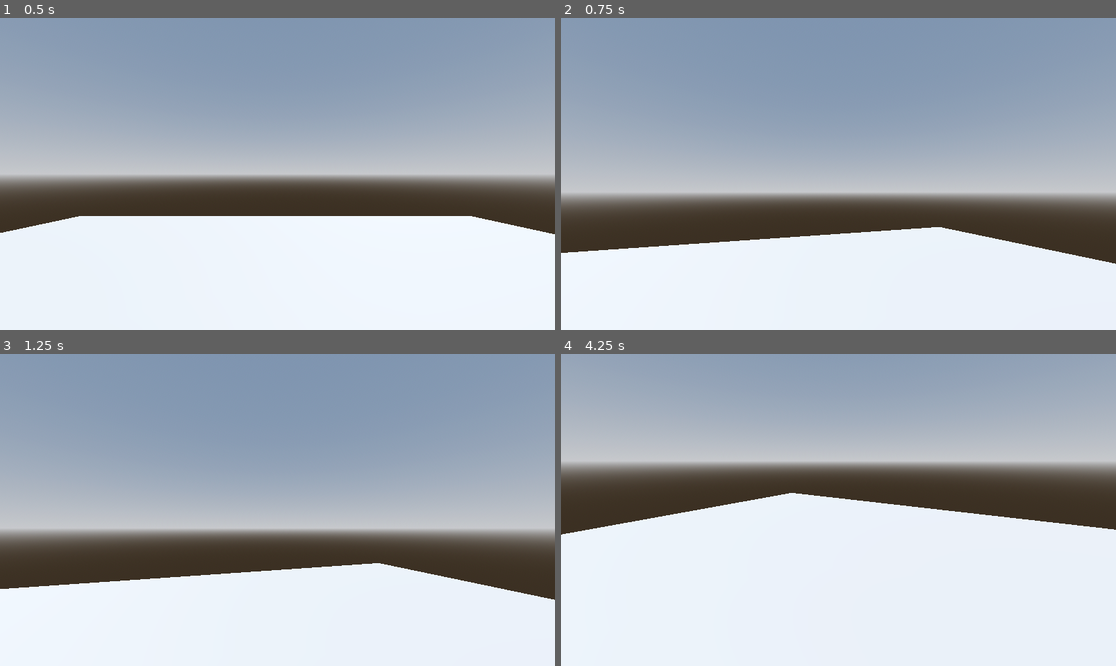
Above: before the commit, frames 1-4 (two rows, left to right).
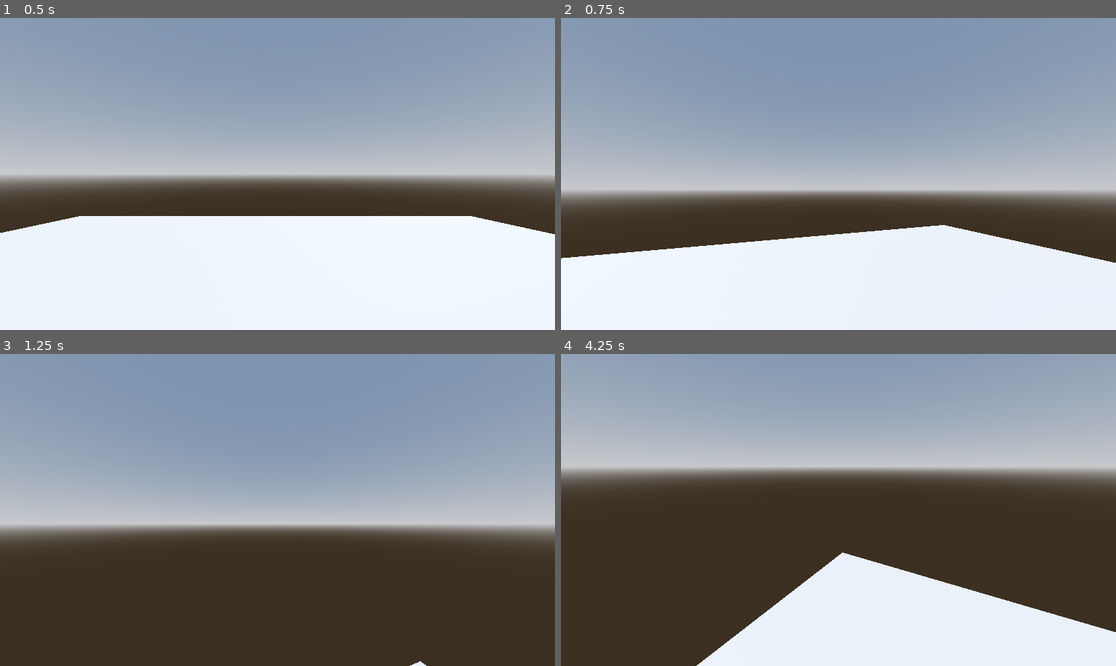
Above: after the commit, the same moments.

Repository: init-Sense/apus
Game: Godot game, scene res://scenes/level/level.tscn
The game is run twice, just before and just after one commit, with the same random seed, the same clock (stepped at 60 frames per second) and the same inputs. Before the commit the project has no main scene; this scene is started directly in both runs.
Inputs (mouse positions are in pixels of both pictures, inside the frame that each line leads up to):
- Up to frame 1 (0.5 s): no input
- Up to frame 2 (0.75 s): move the mouse to (866, 174) at 0.52 s; hold W (move_forward, bound only after the commit) from 0.53 s (still down); hold Shift (sprint, bound only after the commit) from 0.53 s (still down)
- Up to frame 3 (1.25 s): keep holding W (move_forward, bound only after the commit); keep holding Shift (sprint, bound only after the commit); tap Space (jump, bound only after the commit) at 0.77, 0.8, 1.07 s
- Up to frame 4 (4.25 s): keep holding W (move_forward, bound only after the commit); move the mouse to (810, 510) at 1.27 s; release Shift (sprint, bound only after the commit) at 1.28 s; tap Space (jump, bound only after the commit) at 1.35, 1.52, 1.82, 2.3, 3.02, 3.32, 3.6, 3.77, 4.07 s; tap Shift (sprint, bound only after the commit) at 1.55, 2.85 s; move the mouse to (849, 503) at 2.02 s; hold Shift (sprint, bound only after the commit) 2.03-2.78 s; move the mouse to (832, 516) at 2.77 s; move the mouse to (877, 513) at 3.52 s

Frame 1 is identical in both runs. In frame 2, 3.9% of the frame differs, in the area x 0-100%, y 55-79%; in frame 3, 33%; in frame 4, 37%, in the area x 0-100%, y 34-100%.

Commit message:
chore: Project update

Diff:
--- a/project.godot
+++ b/project.godot
@@ -11,5 +11,39 @@
 [application]
 
 config/name="Apus"
+run/main_scene="res://scenes/level/level.tscn"
 config/features=PackedStringArray("4.2", "Forward Plus")
 config/icon="res://icon.svg"
+
+[input]
+
+move_left={
+"deadzone": 0.5,
+"events": [Object(InputEventKey,"resource_local_to_scene":false,"resource_name":"","device":-1,"window_id":0,"alt_pressed":false,"shift_pressed":false,"ctrl_pressed":false,"meta_pressed":false,"pressed":false,"keycode":0,"physical_keycode":65,"key_label":0,"unicode":97,"echo":false,"script":null)
+]
+}
+move_right={
+"deadzone": 0.5,
+"events": [Object(InputEventKey,"resource_local_to_scene":false,"resource_name":"","device":-1,"window_id":0,"alt_pressed":false,"shift_pressed":false,"ctrl_pressed":false,"meta_pressed":false,"pressed":false,"keycode":0,"physical_keycode":68,"key_label":0,"unicode":100,"echo":false,"script":null)
+]
+}
+move_forward={
+"deadzone": 0.5,
+"events": [Object(InputEventKey,"resource_local_to_scene":false,"resource_name":"","device":-1,"window_id":0,"alt_pressed":false,"shift_pressed":false,"ctrl_pressed":false,"meta_pressed":false,"pressed":false,"keycode":0,"physical_keycode":87,"key_label":0,"unicode":119,"echo":false,"script":null)
+]
+}
+move_backwards={
+"deadzone": 0.5,
+"events": [Object(InputEventKey,"resource_local_to_scene":false,"resource_name":"","device":-1,"window_id":0,"alt_pressed":false,"shift_pressed":false,"ctrl_pressed":false,"meta_pressed":false,"pressed":false,"keycode":0,"physical_keycode":83,"key_label":0,"unicode":115,"echo":false,"script":null)
+]
+}
+jump={
+"deadzone": 0.5,
+"events": [Object(InputEventKey,"resource_local_to_scene":false,"resource_name":"","device":-1,"window_id":0,"alt_pressed":false,"shift_pressed":false,"ctrl_pressed":false,"meta_pressed":false,"pressed":false,"keycode":0,"physical_keycode":32,"key_label":0,"unicode":32,"echo":false,"script":null)
+]
+}
+sprint={
+"deadzone": 0.5,
+"events": [Object(InputEventKey,"resource_local_to_scene":false,"resource_name":"","device":-1,"window_id":0,"alt_pressed":false,"shift_pressed":false,"ctrl_pressed":false,"meta_pressed":false,"pressed":false,"keycode":0,"physical_keycode":4194325,"key_label":0,"unicode":0,"echo":false,"script":null)
+]
+}
